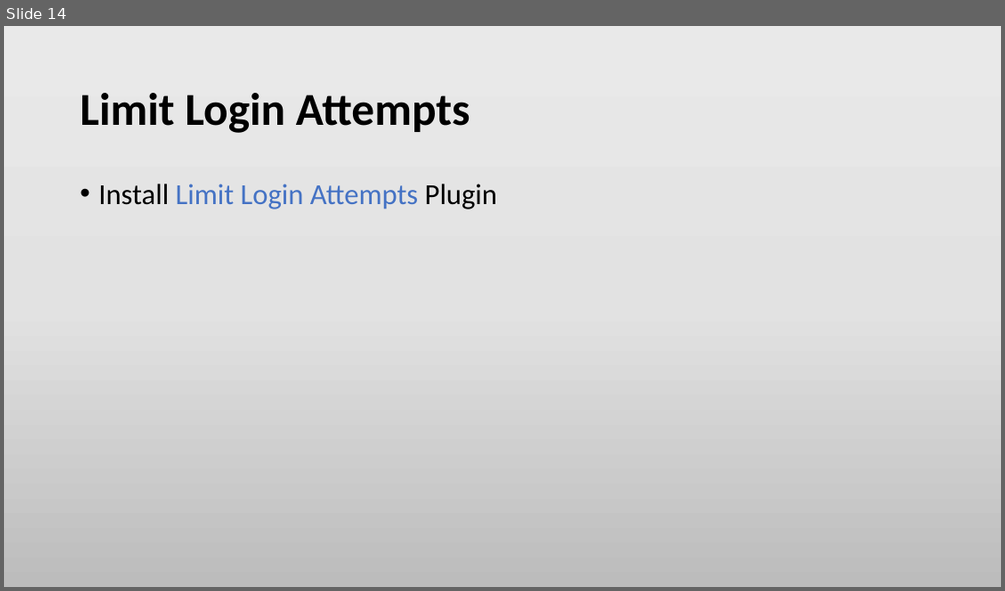
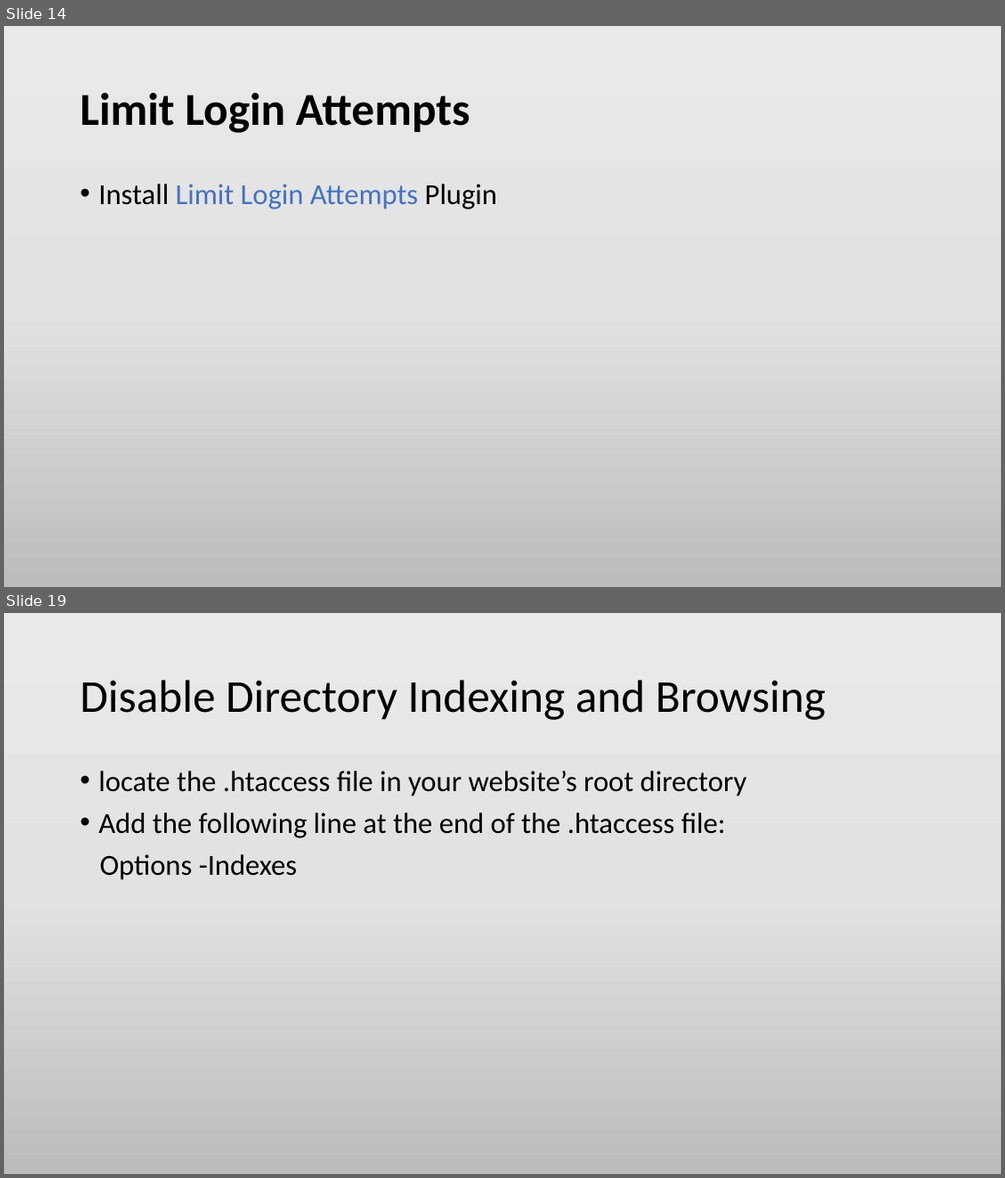
Before and after one commit to min-naing/Wordpress-Tuto-PowerPoint, a slide deck: 5. Wordpress Security.pptx. Shown one above the other, each under a label of ours: slide 14 before the commit, slides 14 and 19 after it; the slides between them are not shown. The pictures are 1005x591 and 1005x1178 pixels, drawn with LibreOffice and Linux fonts; fonts in the diff are those of the drawing. Boxes give left, top, right and bottom in pixels: in the first picture for what was removed or moved away, otherwise in the second. Text is boxed around its words. In the diff, an @@ line names an element or a change of style, - is before the commit and + after.

```diff
--- a/5. Wordpress Security.pptx
+++ b/5. Wordpress Security.pptx
@@ slide 19 added at (4,613,1001,1174), background gradient #EBEAEA to #E4E3E3 to #BDBCBC @@
@@ title added at (80,680,825,720), 44 pt, text #000000 @@
+Disable Directory Indexing and Browsing
@@ text added at (98,771,747,880), 28 pt, text #000000 @@
+• locate the .htaccess file in your website’s root directory
+• Add the following line at the end of the .htaccess file:
+Options -Indexes
```
Also in this commit, not shown: 2 slides changed, 4 other slides added, 3 other files.
